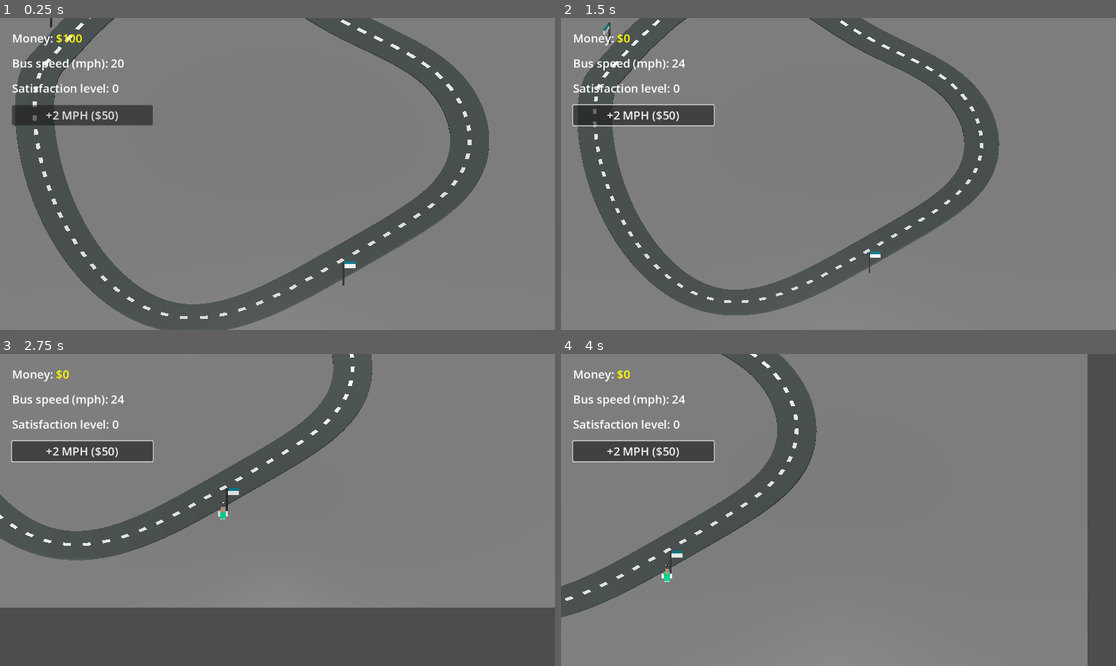
Above: before the commit, frames 1-4 (two rows, left to right).
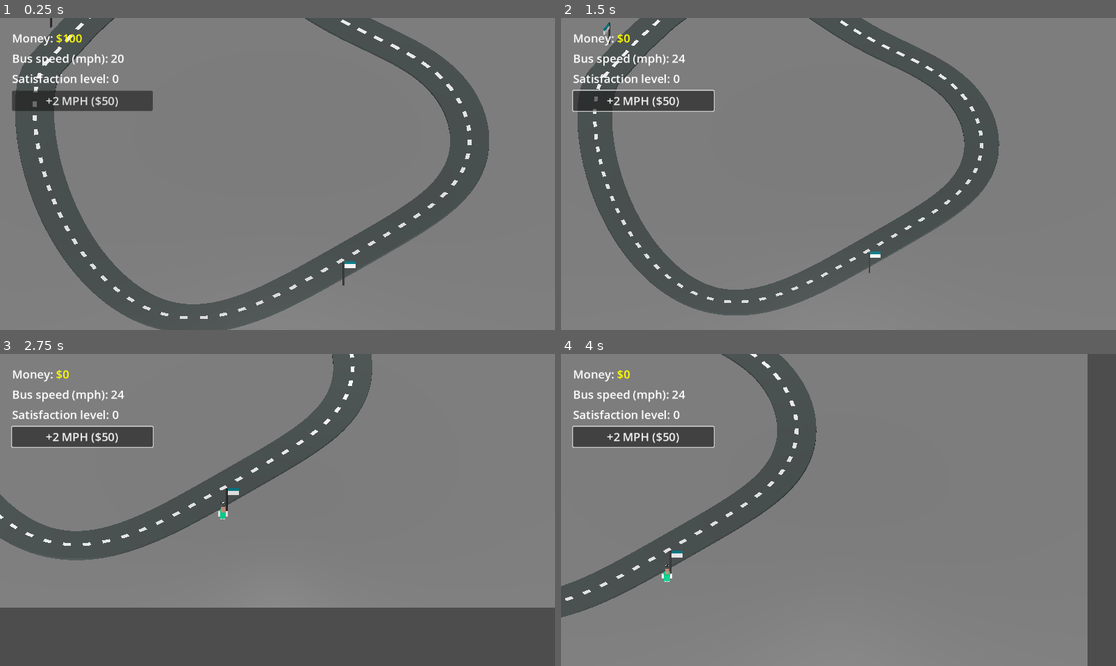
Above: after the commit, the same moments.

Repository: RaymoZou/gmtk-2025
Game: Godot game, scene res://scenes/main.tscn
Two runs of this game, one before a commit and one after it. Both use one fixed random seed, a clock stepped at 60 frames per second and the inputs below.
Inputs (mouse positions are in pixels of both pictures, inside the frame that each line leads up to):
- Up to frame 1 (0.25 s): no input
- Up to frame 2 (1.5 s): click "+2 MPH ($50)" at 0.5 s; tap Enter at 1.25 s; move the mouse to (960, 158) at 1.27 s; hold Right (ui_right) from 1.28 s (still down); tap Mouse wheel down (scroll_down) at 1.35 s; click (960, 158) at 1.42 s
- Up to frame 3 (2.75 s): move the mouse to (166, 525) at 2.02 s; release Right (ui_right) at 2.03 s; hold Down (ui_down) from 2.03 s (still down); tap Mouse wheel up (scroll_up) at 2.1 s
- Up to frame 4 (4 s): move the mouse to (894, 441) at 2.77 s; release Down (ui_down) at 2.78 s; hold Right (ui_right) 2.78-3.53 s; tap Mouse wheel down (scroll_down) at 2.85 s; move the mouse to (810, 572) at 3.52 s; hold Up (ui_up) from 3.53 s (still down); tap Mouse wheel up (scroll_up) at 3.6 s; click (810, 572) at 3.67 s

The runs differ from the first frame. In frame 1, 3.1% of the frame differs, in the area x 2-28%, y 11-35%; in frame 2, 3.3%; in frame 3, 3.2%; in frame 4, 3.2%.

Commit message:
update default ui

Diff:
--- a/default_ui.tres
+++ b/default_ui.tres
@@ -12,9 +12,21 @@
 corner_radius_bottom_left = 3
 corner_detail = 5
 
+[sub_resource type="StyleBoxFlat" id="StyleBoxFlat_6bv1s"]
+bg_color = Color(0.6, 0.6, 0.6, 0.352941)
+corner_radius_top_left = 4
+corner_radius_top_right = 4
+corner_radius_bottom_right = 4
+corner_radius_bottom_left = 4
+corner_detail = 4
+
 [resource]
 default_font_size = 24
 Button/font_sizes/font_size = 24
 Button/styles/normal = SubResource("StyleBoxFlat_cf48q")
+MarginContainer/constants/margin_bottom = 4
+MarginContainer/constants/margin_left = 4
+MarginContainer/constants/margin_right = 4
 MarginContainer/constants/margin_top = 4
-VBoxContainer/constants/separation = 18
+PanelContainer/styles/panel = SubResource("StyleBoxFlat_6bv1s")
+VBoxContainer/constants/separation = 8
Not shown: 1 places in default_ui.tres that only renumber resources
